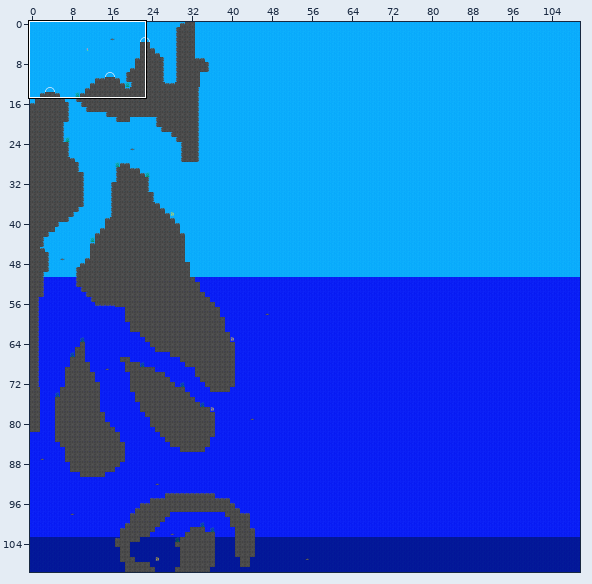
A Tiled map gets an edit: core/assets/katsu/ld48/maps/map.tmx. Above: a wide view before the commit, with the close-up outlined.
Close-up. The starting point:
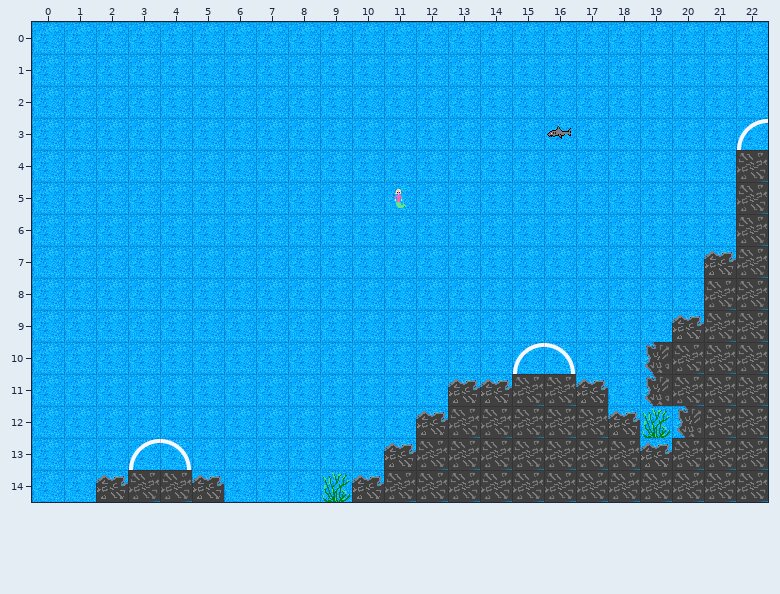
Cells are 32x32 px. Shown: x 0..22, y 0..14.
After:
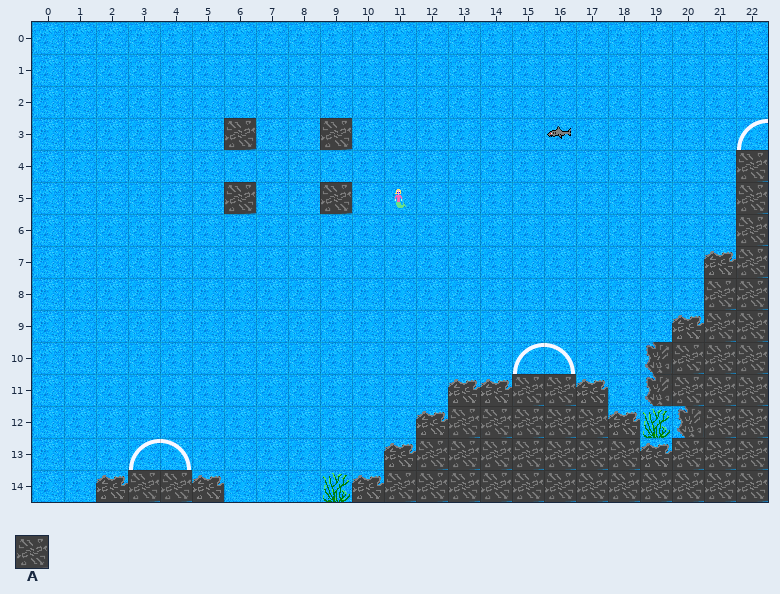
Key: from "tileset": A 96.
_ is an empty cell.
What changed:
Layer "terrain":
y 3: x 6 _ -> A; x 9 _ -> A
y 5: x 6 _ -> A; x 9 _ -> A
Where, in picture pixels (left, top, right, bottom), the same in both close-ups:
added: (224, 118, 256, 150)
added: (320, 118, 352, 150)
added: (224, 182, 256, 214)
added: (320, 182, 352, 214)
